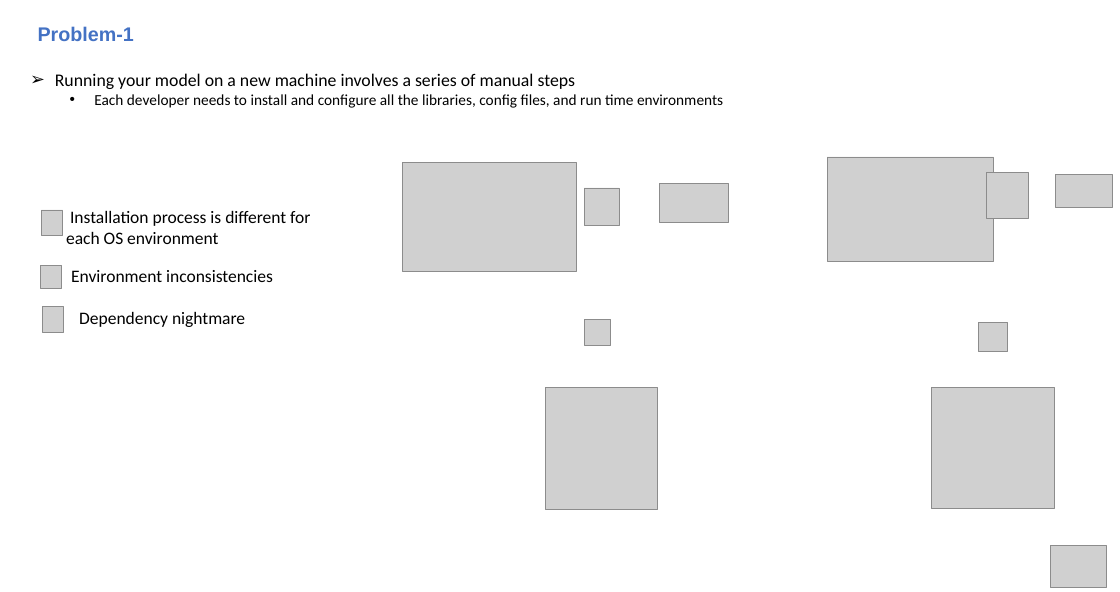
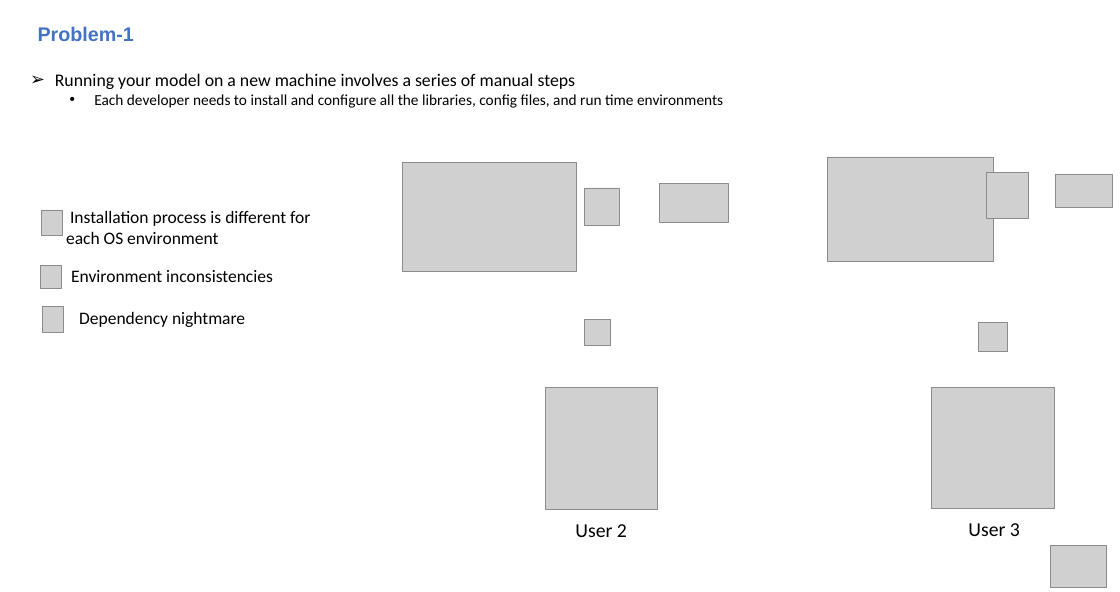
Before and after one commit to hmhwe/IMAGEN_Backend, a slide deck: slide 4 of docs/StakeholderM_CV.pptx. Drawn at 1120x592 pixels with LibreOffice and Linux fonts; fonts in the diff are those of the drawing; grey boxes stand for pictures. Boxes give left, top, right and bottom in pixels: in the first picture for what was removed or moved away, otherwise in the second. Text is boxed around its words. In the diff, an @@ line names an element or a change of style, - is before the commit and + after.

```diff
--- a/docs/StakeholderM_CV.pptx
+++ b/docs/StakeholderM_CV.pptx
@@ text added at (575, 524, 627, 537), 18 pt, text #000000 @@
+User 2
@@ text added at (968, 523, 1020, 536), 18 pt, text #000000 @@
+User 3
```
Also in this commit, not shown: 10 other slides changed, 1 slide added.
